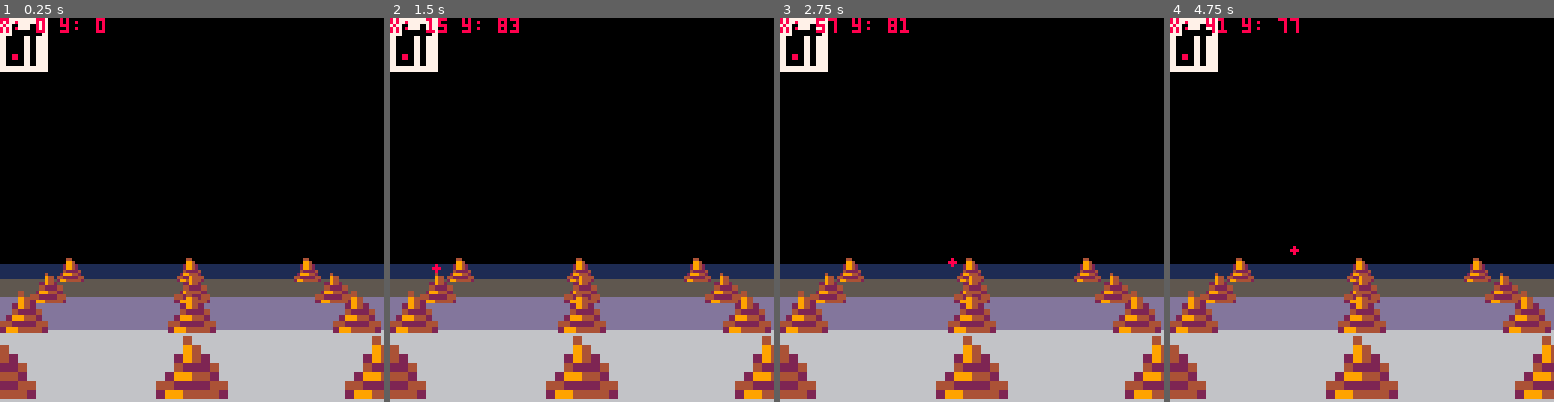
Above: before the commit, frames 1-4 (left to right).
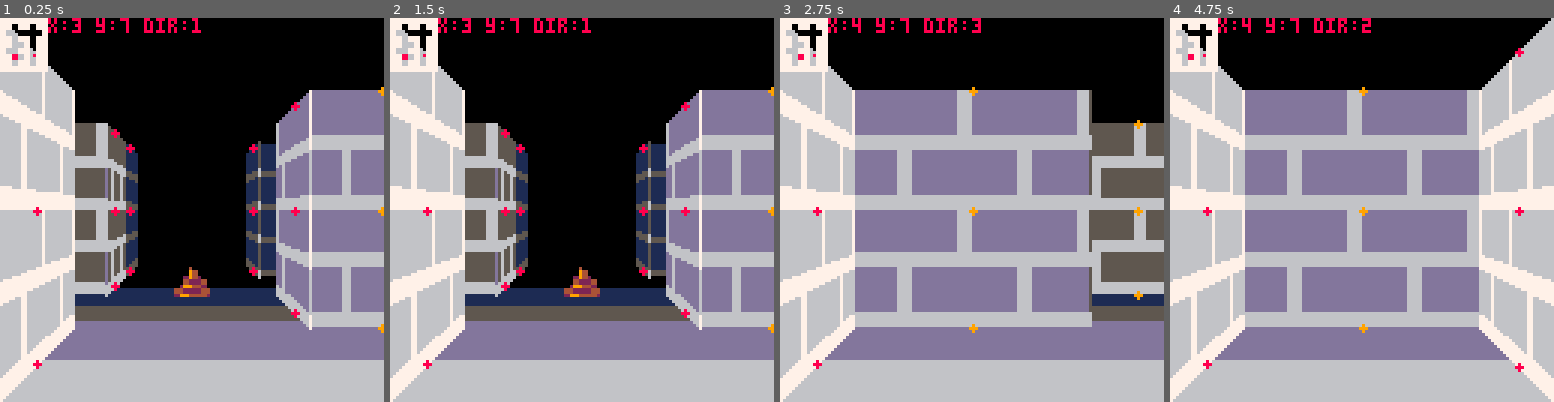
Above: after the commit, the same moments.

Repository: b4dr1ck/Pico8
Game: PICO-8 cartridge 3d_dungeon.p8
The game is run twice, just before and just after one commit, with the same random seed, the same clock (stepped at 60 frames per second) and the same inputs.
Inputs (mouse positions are in pixels of both pictures, inside the frame that each line leads up to):
- Up to frame 1 (0.25 s): no input
- Up to frame 2 (1.5 s): click (670, 121) at 0.67 s; click (436, 267) at 1.22 s
- Up to frame 3 (2.75 s): hold Right 1.6-2.1 s; click (887, 114) at 1.77 s; hold Up 2.15-2.42 s; click (952, 259) at 2.32 s; hold Right from 2.47 s (still down)
- Up to frame 4 (4.75 s): click (1404, 106) at 2.87 s; release Right at 3.03 s; hold Left 3.08-3.58 s; click (1465, 256) at 3.42 s; hold Down 3.63-3.97 s; click (1231, 102) at 3.97 s; hold Right 4.02-4.68 s; click (1292, 248) at 4.52 s; hold Up from 4.73 s (still down)

The runs differ from the first frame. In frame 1, 57% of the frame differs, in the area x 0-100%, y 0-100%; in frame 2, 57%; in frame 3, 71%; in frame 4, 75%.

Commit message:
EXTEND: 3d_dungeon: Map-Data erweitert (tile, floor) und Player-Movement implementiert

Diff:
--- a/3d_dungeon.p8
+++ b/3d_dungeon.p8
@@ -14,16 +14,16 @@
  leveldesign=[[
 11111111
 11011011
-11000001
-10001011
-10001011
-10001011
-10001011
-10001011
+10000001
+11011011
+11001011
+10011011
+11001011
+11011011
 11111111
 ]]
-
- mapdata=create_level_map(leveldesign)
+	mapdata=create_level_map(leveldesign)
+	mapdata[5][3]["floor"] = 5
 	player={
 		x=3,
 		y=7,
@@ -42,16 +42,48 @@
 function _update60()
  mousex=stat(32)
  mousey=stat(33)
+
+ -- player movement
+ if btnp(➡️) then
+  player.dir += 1
+  if player.dir > 4 then
+  	player.dir = 1
+  end
+ end
+ if btnp(⬅️) then
+  player.dir -= 1
+  if player.dir < 1 then
+  	player.dir = 4
+  end
+ end
+
+ if btnp(⬆️) then
+  local cx=player.x+vectors[player.dir].c[1] * 1
+  local cy=player.y+vectors[player.dir].c[2] * 1
+ 	if tonum(mapdata[cy][cx].tile) == 0 then
+ 		player.x=cx
+ 		player.y=cy
+ 	end
+	end
+
+ if btnp(⬇️) then
+  local cx=player.x-vectors[player.dir].c[1] * 1
+  local cy=player.y-vectors[player.dir].c[2] * 1
+ 	if tonum(mapdata[cy][cx].tile) == 0 then
+ 		player.x=cx
+ 		player.y=cy
+ 	end
+	end
 end
 
 function _draw()
 	cls()
 
 	-- render floor
-	rectfill(0,127,127,103,6)
-	rectfill(0,103,127,92,13)
-	rectfill(0,92,127,86,5)
-	rectfill(0,86,127,82,1)
+	rectfill(0,127,127,113,6)
+	rectfill(0,113,127,100,13)
+	rectfill(0,100,127,95,5)
+	rectfill(0,95,127,90,1)
 
 	-- render 3d view
 	for dist=3,0,-1 do
@@ -62,22 +94,25 @@
   local rx=cx + vectors[player.dir].r[1]
   local ry=cy + vectors[player.dir].r[2]
 
+  printh(#mapdata)
   -- check bounds and render walls
-  if cx >= 0 and
-  			cx < #mapdata[1] and
-  			cy >= 0 and
-  			cy < #mapdata
+  if cx >= 1 and
+  			cx <= #mapdata[1] and
+  			cy >= 1 and
+  			cy <= #mapdata
   then
   	-- left wall
-  	if lx >= 0 and
-  	   lx < #mapdata[1] and
-  	   ly >= 0 and
-  	   ly <  #mapdata
+  	if lx >= 1 and
+  	   lx <= #mapdata[1] and
+  	   ly >= 1 and
+  	   ly <=  #mapdata
   	then
   	 -- floor object
-	  	floor(dist,1,5)
-
-  	 if tonum(mapdata[ly][lx]) > 0 then
+  	 if tonum(mapdata[ly][lx].floor) > 0 then
+	 	  	floor(dist,1,tonum(mapdata[ly][lx].floor))
+  	 end
+
+  	 if tonum(mapdata[ly][lx].tile) > 0 then
   	  if dist > 0 then
 	  	  frontwall(dist-1,1,dist*2,0)
   	  end
@@ -86,15 +121,17 @@
   	end
 
   	-- right wall
-  	if rx >= 0 and
-  	   rx < #mapdata[1] and
-  	   ry >= 0 and
-  	   ry <  #mapdata
+  	if rx >= 1 and
+  	   rx <= #mapdata[1] and
+  	   ry >= 1 and
+  	   ry <=  #mapdata
   	then
   	 -- floor object
- 	 	floor(dist,-1,5)
-
-  	 if tonum(mapdata[ry][rx]) > 0 then
+  	 if tonum(mapdata[ry][rx].floor) > 0 then
+	 	  	floor(dist,-1,tonum(mapdata[ry][rx].floor))
+  	 end
+
+  	 if tonum(mapdata[ry][rx].tile) > 0 then
   	  if dist > 0 then
 	  	  frontwall(dist - 1,-1,dist*2,0)
   	  end
@@ -104,9 +141,11 @@
 
   	-- center wall
  	 -- floor object
-	 	floor(dist,0,5)
-
-  	if tonum(mapdata[cy][cx]) > 0 then
+  	 if tonum(mapdata[cy][cx].floor) > 0 then
+	 	  	floor(dist,0,tonum(mapdata[cy][cx].floor))
+  	 end
+
+  	if tonum(mapdata[cy][cx].tile) > 0 then
 			 frontwall(dist - 1,0,dist*2,0)
 			end
   end
@@ -116,11 +155,11 @@
 	render_map(mapdata)
 
 	-- hud
---	print("x:"..player.x.." y:"..player.y.." dir:"..player.dir,16,0,8)
+ print("x:"..player.x.." y:"..player.y.." dir:"..player.dir,16,0,8)
 
 	-- mouse
-	circfill(mousex,mousey,1,8)
-	print("x: "..mousex.." y: " ..mousey)
+	--circfill(mousex,mousey,1,8)
+	--print("x: "..mousex.." y: " ..mousey)
 end
 
 -->8
@@ -225,7 +264,7 @@
 	local scale=(h0/z0+h0/z1)/2
 	local depth=(z0+z1)/8
 	local size=max(1,flr(8/depth))
-	local y=cy+scale
+	local y=(cy-2)+scale
 	local x=cx
 
 	if dir == 1 then
@@ -234,7 +273,7 @@
 		x=127-zindex*8
 	end
 
-	circfill(x,y,1,10)
+	--circfill(x,y,1,10)
 	local sx=(sprite%16)*8
 	local sy=flr(sprite/16)*8
 	sspr(sx,sy,8,8,x-size/2,y-size/2,size,size)
@@ -249,6 +288,9 @@
  for y=1,#rows do
   local cols=split(rows[y],"",false)
 		if #cols > 0 then
+		 for c=1,#cols do
+		 	cols[c] = {floor=0,tile=cols[c]}
+		 end
 			add(dataarray,cols)
 		end
  end
@@ -265,7 +307,7 @@
 
  for y=1,#data do
   for x=1,#data[y] do
-   if data[y][x] == "1" then
+   if data[y][x].tile == "1" then
     local x = x - 1
     local y = y - 1
 	   rectfill(x*size,y*size,x*size+1,y*size+1,colm)
